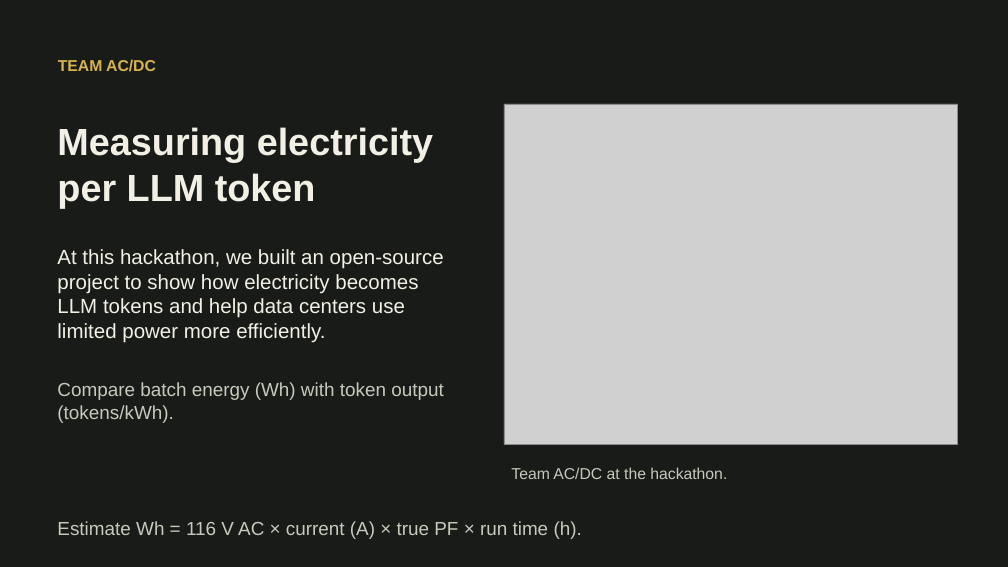
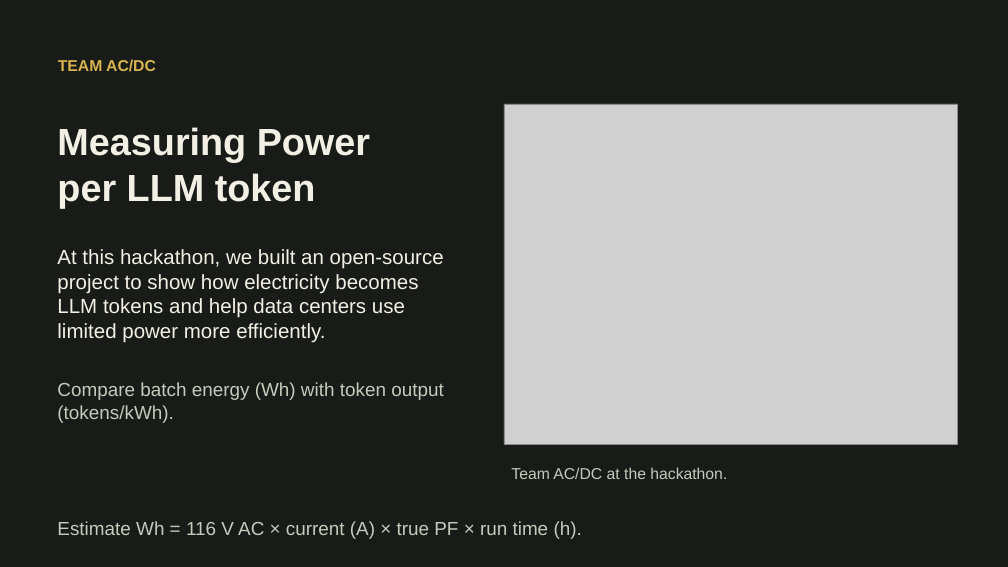
Before and after one commit to maxchamp2005-sudo/llm-energy-efficiency, a slide deck: slide 1 of docs/hackathon-pitch.pptx. Drawn at 1008x567 pixels with LibreOffice and Linux fonts; fonts in the diff are those of the drawing; grey boxes stand for pictures. Boxes give left, top, right and bottom in pixels: in the first picture for what was removed or moved away, otherwise in the second. Text is boxed around its words. In the diff, an @@ line names an element or a change of style, - is before the commit and + after.

Commit message:
Add hackathon measurement trace and update Power per LLM token pitch

```diff
--- a/docs/hackathon-pitch.pptx
+++ b/docs/hackathon-pitch.pptx
@@ text at [57, 127, 370, 163]: text changed @@
-Measuring electricity
+Measuring Power
```
Also in this commit, not shown: 3 other slides changed, 1 slide added, 1 slide removed, 12 other files.
